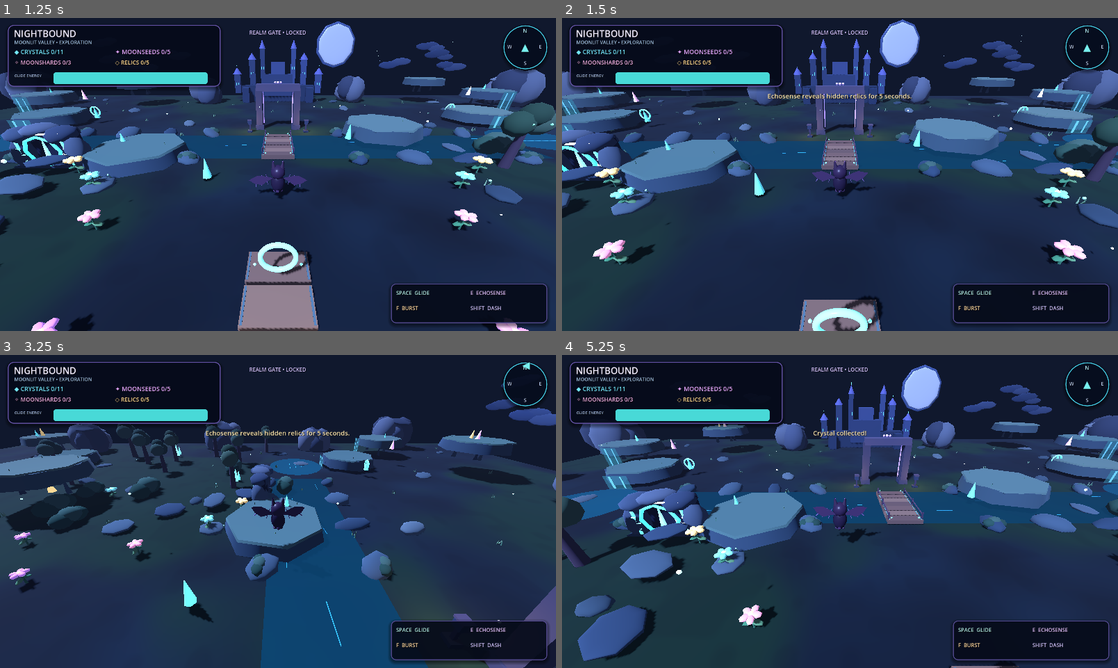
Above: before the commit, frames 1-4 (two rows, left to right).
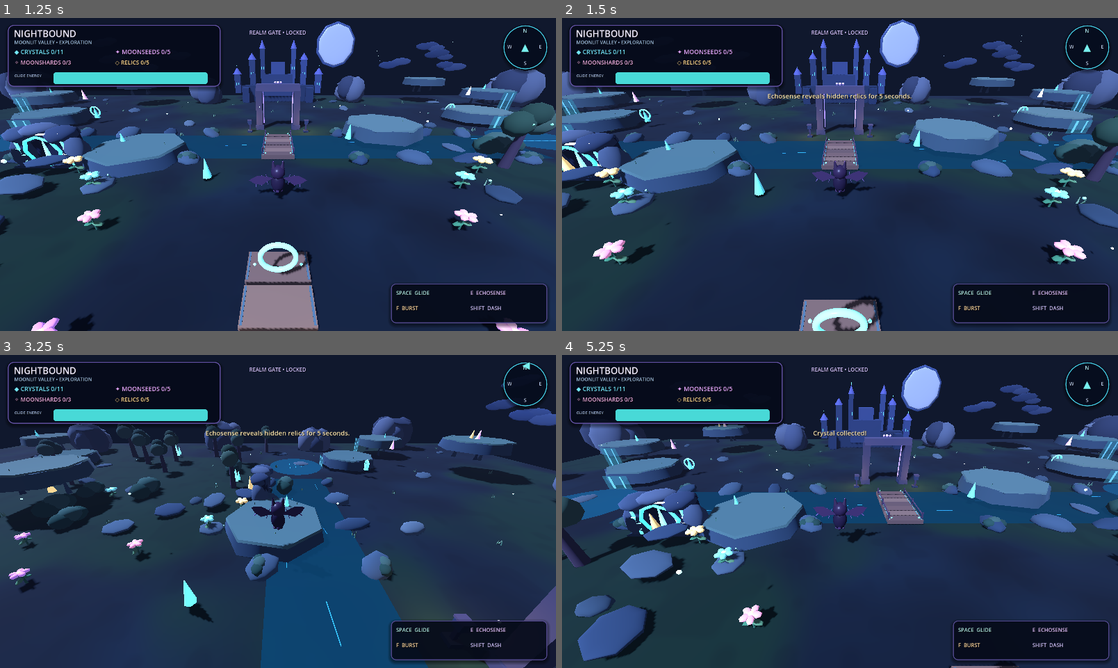
Above: after the commit, the same moments.

Repository: Dynamon91/nightbound
Game: Godot game, scene res://scenes/main.tscn
The game is run twice, just before and just after one commit, with the same random seed, the same clock (stepped at 60 frames per second) and the same inputs.
Inputs:
- Up to frame 1 (1.25 s): hold W (move_forward) from 0.53 s (still down); tap F (burst) at 0.6 s; tap Space (jump) at 0.77 s
- Up to frame 2 (1.5 s): keep holding W (move_forward); tap E (echosense) at 1.35 s
- Up to frame 3 (3.25 s): tap Space (jump) at 1.52, 3.02 s; release W (move_forward) at 2.03 s; hold A (move_left) from 2.03 s (still down); tap Shift (shadow_dash) at 2.1 s; tap F (burst) at 2.85 s
- Up to frame 4 (5.25 s): release A (move_left) at 3.53 s; hold S (move_back) 3.53-4.28 s; tap E (echosense) at 3.6 s; tap Space (jump) at 3.77, 4.52 s; hold D (move_right) 4.28-5.03 s; tap Shift (shadow_dash) at 4.35 s; hold W (move_forward) from 5.03 s (still down); tap F (burst) at 5.1 s

Frame 1 is identical in both runs. In frame 2, less than 0.1% of the frame differs, in the area x 0-7%, y 44-52%; in frame 3, less than 0.1%; in frame 4, less than 0.1%.

Commit message:
gameplay: hide one Echosense relic inside the crystal grotto

Diff:
--- a/scripts/main.gd
+++ b/scripts/main.gd
@@ -754,7 +754,7 @@
 	var ps=[Vector3(-5,1,-5),Vector3(7,1.5,-12),Vector3(-14,1.2,-10),Vector3(-25,1.5,-21),Vector3(-38,3.2,-29),Vector3(25,1.5,-23),Vector3(38,3.4,-33),Vector3(-25,1.5,24),Vector3(-38,3.5,35),Vector3(25,1.6,25),Vector3(38,3.7,36)]
 	for i in range(11):
 		var id:="crystal_%02d"%i; if not collected_crystals.has(id): var n:=gem(ps[i],Color("#68e9ff")); n.name=id; crystal_nodes.append(n)
-	var relic_positions: Array[Vector3]=[Vector3(-17,1.7,13),Vector3(17,2.0,17),Vector3(-39,4.0,35),Vector3(38,4.2,36),Vector3(-28,4.8,-36)]
+	var relic_positions: Array[Vector3]=[Vector3(-17,1.7,13),Vector3(17,2.0,17),Vector3(-18.0,1.55,-6.45),Vector3(38,4.2,36),Vector3(-28,4.8,-36)]
 	for i in range(relic_positions.size()):
 		var relic_id:="relic_%02d"%i
 		if not collected_relics.has(relic_id):
